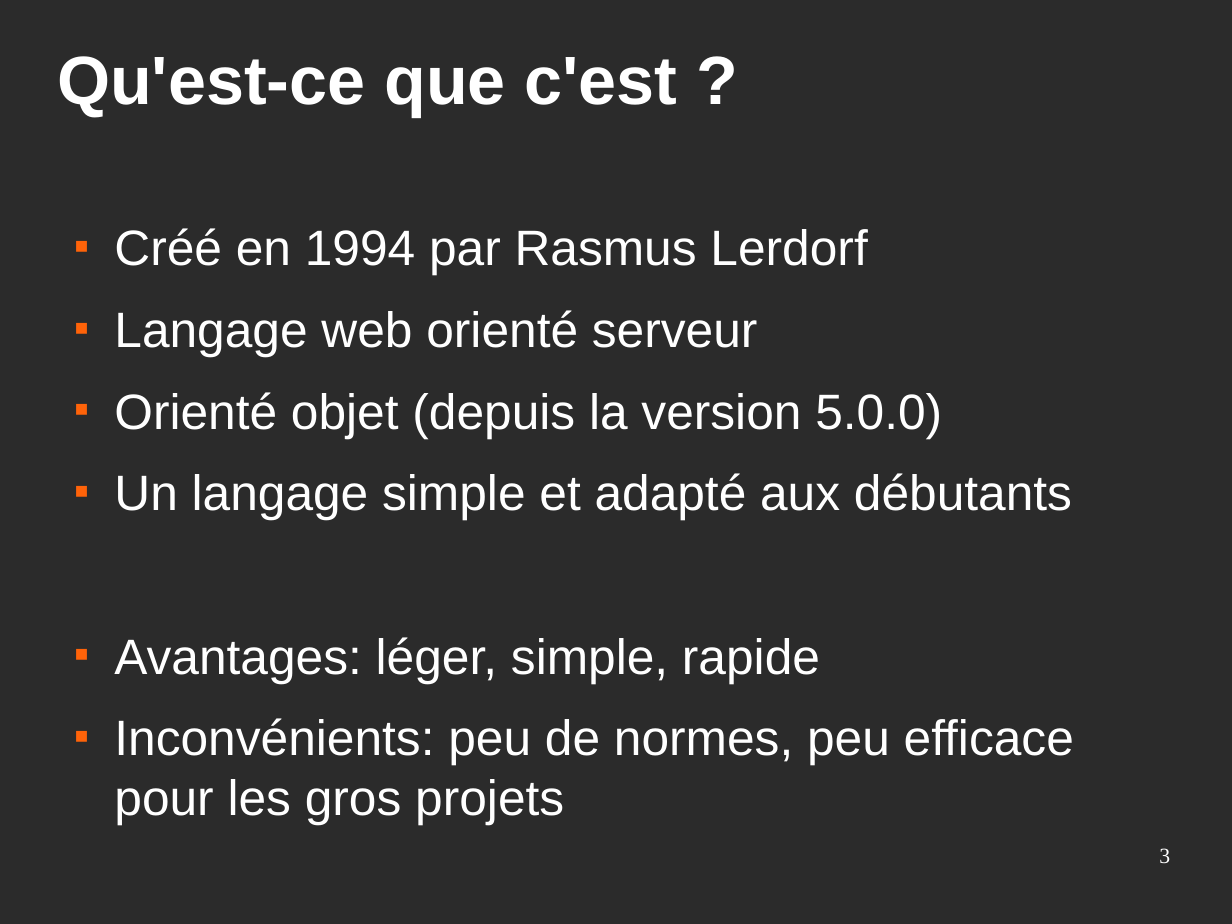
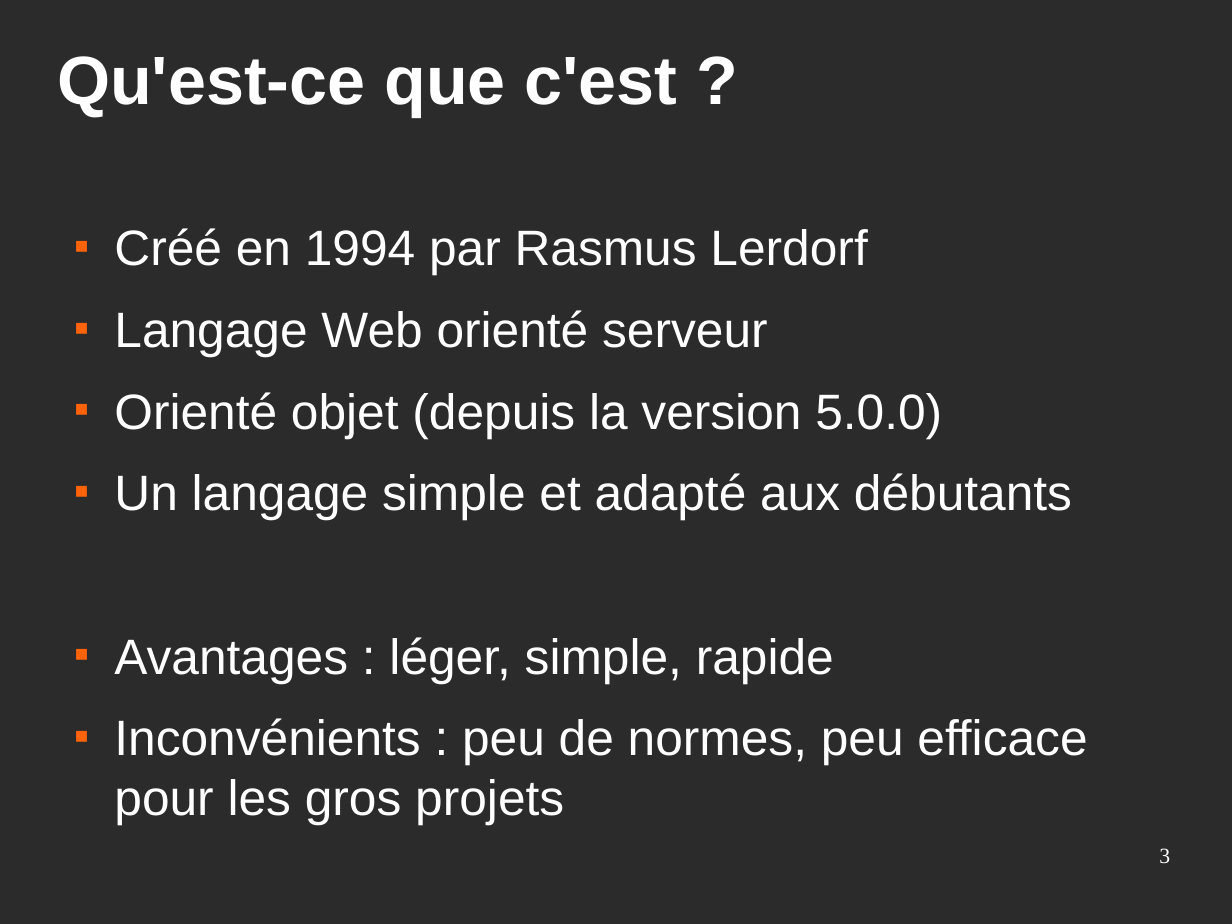
Before and after one commit to Eirbware/Formation, a slide deck: slide 3 of presentations/php.odp. Drawn at 1232x924 pixels with LibreOffice and Linux fonts; fonts in the diff are those of the drawing; background and template pictures are left out; a plain dark background stands for a picture behind light text. Boxes give left, top, right and bottom in pixels: in the first picture for what was removed or moved away, otherwise in the second. Text is boxed around its words. In the diff, an @@ line names an element or a change of style, - is before the commit and + after.

```diff
--- a/presentations/php.odp
+++ b/presentations/php.odp
@@ text at (x1=114, y1=310, x2=768, y2=357): text changed @@
-■ Langage web orienté serveur
+■ Langage Web orienté serveur
@@ text at (x1=114, y1=637, x2=1087, y2=824): spaces changed @@
-■ Avantages: léger, simple, rapide
-■ Inconvénients: peu de normes, peu efficace pour les gros projets
+■ Avantages : léger, simple, rapide
+■ Inconvénients : peu de normes, peu efficace pour les gros projets
```
Also in this commit, not shown: 6 other slides changed, 2 other files.
